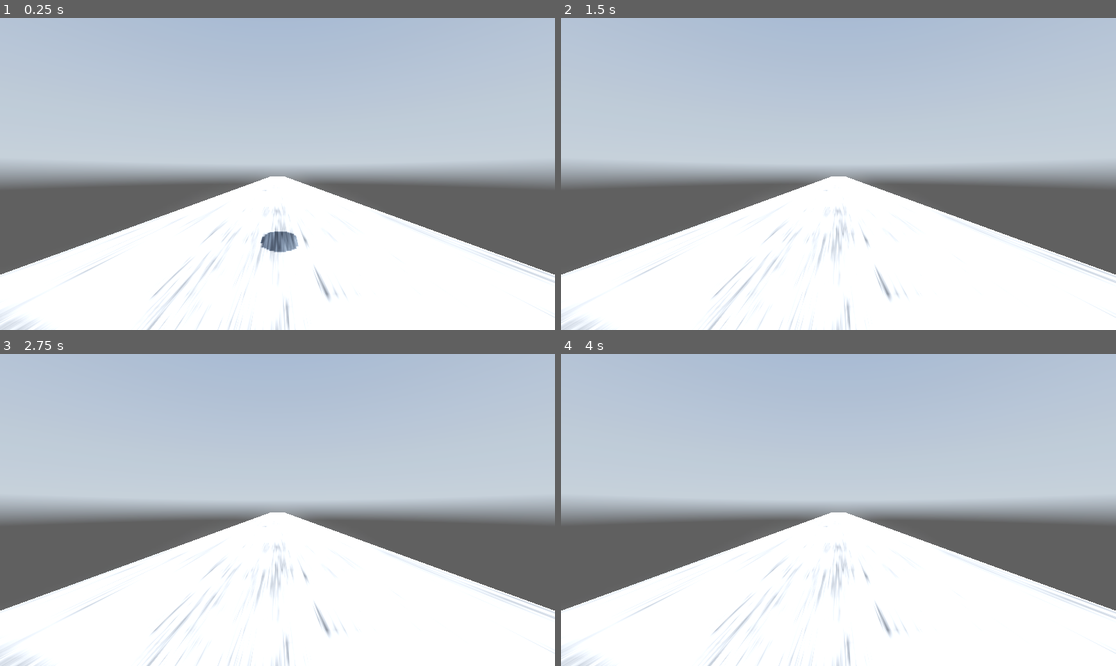
Above: before the commit, frames 1-4 (two rows, left to right).
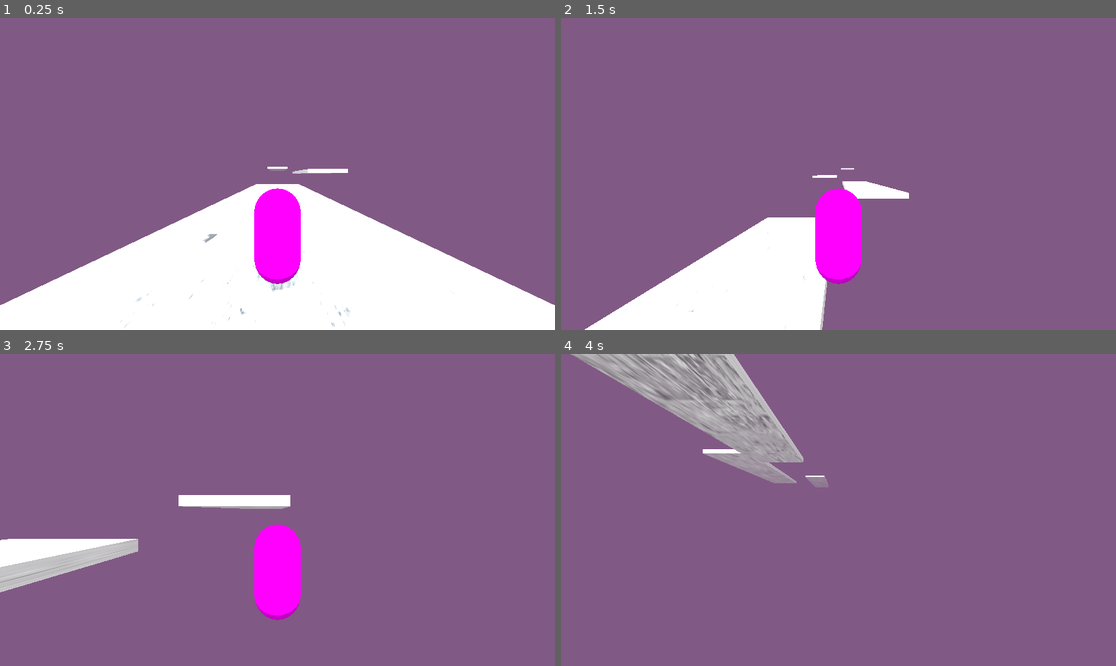
Above: after the commit, the same moments.

Repository: Rufussed/metamorph
Game: Godot game, scene res://level1.tscn
Same seed, same stepped clock (60 frames per second), same inputs: the game is played once before the commit and once after it. A sky picture missing from this copy of the repository is replaced by a grey-blue gradient.
Inputs:
- Up to frame 1 (0.25 s): no input
- Up to frame 2 (1.5 s): tap Enter (ui_accept) at 0.5, 0.77, 0.8, 1.07, 1.35 s; hold Right (ui_right) 0.53-1.28 s; hold Space 0.53-1.28 s; hold Down (ui_down) from 1.28 s (still down)
- Up to frame 3 (2.75 s): tap Enter (ui_accept) at 1.52, 1.82, 2.3 s; tap Space at 1.55 s; release Down (ui_down) at 2.03 s; hold Right (ui_right) from 2.03 s (still down); hold Space from 2.03 s (still down)
- Up to frame 4 (4 s): release Right (ui_right) at 2.78 s; release Space at 2.78 s; hold Up (ui_up) 2.78-3.53 s; tap Space at 2.85 s; tap Enter (ui_accept) at 3.02, 3.32 s; hold Left (ui_left) from 3.53 s (still down); hold Enter (ui_accept) from 3.53 s (still down)

The runs differ from the first frame. In frame 1, 74% of the frame differs, in the area x 0-100%, y 0-100%; in frame 2, 90%; in frame 3, 100%; in frame 4, 99%.

Commit message:
endless progress, game loop, jumping, repeating terrrain, fog

Diff:
--- a/icon.svg
+++ /dev/null
@@ -1 +0,0 @@
-<svg xmlns="http://www.w3.org/2000/svg" width="128" height="128"><rect width="124" height="124" x="2" y="2" fill="#363d52" stroke="#212532" stroke-width="4" rx="14"/><g fill="#fff" transform="translate(12.322 12.322)scale(.101)"><path d="M105 673v33q407 354 814 0v-33z"/><path fill="#478cbf" d="m105 673 152 14q12 1 15 14l4 67 132 10 8-61q2-11 15-15h162q13 4 15 15l8 61 132-10 4-67q3-13 15-14l152-14V427q30-39 56-81-35-59-83-108-43 20-82 47-40-37-88-64 7-51 8-102-59-28-123-42-26 43-46 89-49-7-98 0-20-46-46-89-64 14-123 42 1 51 8 102-48 27-88 64-39-27-82-47-48 49-83 108 26 42 56 81zm0 33v39c0 276 813 276 814 0v-39l-134 12-5 69q-2 10-14 13l-162 11q-12 0-16-11l-10-65H446l-10 65q-4 11-16 11l-162-11q-12-3-14-13l-5-69z"/><path d="M483 600c0 34 58 34 58 0v-86c0-34-58-34-58 0z"/><circle cx="725" cy="526" r="90"/><circle cx="299" cy="526" r="90"/></g><g fill="#414042" transform="translate(12.322 12.322)scale(.101)"><circle cx="307" cy="532" r="60"/><circle cx="717" cy="532" r="60"/></g></svg>
--- a/level1.tscn
+++ b/level1.tscn
@@ -1,9 +1,11 @@
 [gd_scene load_steps=10 format=3 uid="uid://b610fi67wmefl"]
 
 [ext_resource type="Texture2D" uid="uid://crkheu31yijcb" path="res://textures/kloppenheim_07_puresky_2k.hdr" id="1_v8kj3"]
-[ext_resource type="Texture2D" uid="uid://bfwedoi60fqsx" path="res://textures/metal_plate_02_rough_1k.jpg" id="4_xy4tn"]
+[ext_resource type="Script" uid="uid://ha8i1365o4ft" path="res://scripts/camera_controller.gd" id="4_crycw"]
 [ext_resource type="PackedScene" uid="uid://c30cv2kefnoev" path="res://player_controller.tscn" id="5_usj0q"]
+[ext_resource type="Script" uid="uid://bb37exc5s37op" path="res://scripts/game_manager.gd" id="5_v8kj3"]
 [ext_resource type="Script" uid="uid://1jb6t3eu52x1" path="res://scripts/player_controller.gd" id="6_crycw"]
+[ext_resource type="PackedScene" uid="uid://dk6lx5fnq2vje" path="res://platform.tscn" id="6_i2041"]
 
 [sub_resource type="PanoramaSkyMaterial" id="PanoramaSkyMaterial_sprq5"]
 panorama = ExtResource("1_v8kj3")
@@ -14,18 +16,70 @@
 
 [sub_resource type="Environment" id="Environment_ivjb3"]
 background_mode = 2
+background_energy_multiplier = 1.67
 sky = SubResource("Sky_kc8kc")
 ambient_light_source = 3
-ambient_light_energy = 1.05
+ambient_light_energy = 0.0
+reflected_light_source = 2
 tonemap_mode = 2
-glow_enabled = true
-
-[sub_resource type="StandardMaterial3D" id="StandardMaterial3D_v38iq"]
-albedo_texture = ExtResource("4_xy4tn")
-
-[sub_resource type="StandardMaterial3D" id="StandardMaterial3D_v8kj3"]
+fog_enabled = true
+fog_light_color = Color(0.65962, 0.473662, 0.679139, 1)
+fog_light_energy = 0.33
+volumetric_fog_density = 0.1132
+volumetric_fog_albedo = Color(0.641664, 0.598788, 1, 1)
+volumetric_fog_emission = Color(0.630155, 0.326492, 0.257664, 1)
+volumetric_fog_emission_energy = 1024.0
+volumetric_fog_gi_inject = 16.0
+volumetric_fog_anisotropy = -0.9
+volumetric_fog_length = 0.01
+volumetric_fog_detail_spread = 6.0
 
 [node name="Node3D" type="Node3D"]
+
+[node name="Node3D" type="Node3D" parent="."]
+transform = Transform3D(0.956845, 0, 0, 0, 0.956845, 0, 0, 0, 0.956845, 12, 10, -740)
+
+[node name="platform2_2" parent="Node3D" instance=ExtResource("6_i2041")]
+transform = Transform3D(1, 0, 0, 0, 1, 0, 0, 0, 1, 0, -7.31571, 114.961)
+
+[node name="platform1_1" parent="Node3D" instance=ExtResource("6_i2041")]
+transform = Transform3D(1.0223, 0, 0, 0, 1.0223, 0, 0, 0, 1.0223, -12.5412, -10.9736, 167.216)
+
+[node name="platform10" parent="Node3D" instance=ExtResource("6_i2041")]
+transform = Transform3D(1.0223, 0, 0, 0, 1.0223, 0, 0, 0, 1.0223, -15.5013, 10.2867, 428.463)
+
+[node name="platform9" parent="Node3D" instance=ExtResource("6_i2041")]
+transform = Transform3D(1, 0, 0, 0, 1, 0, 0, 0, 1, -2.96008, 13.9446, 376.207)
+
+[node name="platform8" parent="Node3D" instance=ExtResource("6_i2041")]
+transform = Transform3D(1.0223, 0, 0, 0, 1.0223, 0, 0, 0, 1.0223, -15.5013, 13.4506, 320.841)
+
+[node name="platform7" parent="Node3D" instance=ExtResource("6_i2041")]
+transform = Transform3D(1, 0, 0, 0, 1, 0, 0, 0, 1, -2.96008, 17.1084, 256.274)
+
+[node name="platform5" parent="Node3D" instance=ExtResource("6_i2041")]
+transform = Transform3D(1, 0, 0, 0, 1, 0, 0, 0, 1, 0, 5.42807, 475.893)
+
+[node name="platform6" parent="Node3D" instance=ExtResource("6_i2041")]
+transform = Transform3D(1.0223, 0, 0, 0, 1.0223, 0, 0, 0, 1.0223, -12.5412, 1.77021, 528.148)
+
+[node name="platform3" parent="Node3D" instance=ExtResource("6_i2041")]
+transform = Transform3D(1, 0, 0, 0, 1, 0, 0, 0, 1, 0, 0, 585.257)
+
+[node name="platform3_1" parent="Node3D" instance=ExtResource("6_i2041")]
+transform = Transform3D(1, 0, 0, 0, 1, 0, 0, 0, 1, 0, 0, 0)
+
+[node name="platform4" parent="Node3D" instance=ExtResource("6_i2041")]
+transform = Transform3D(1.0223, 0, 0, 0, 1.0223, 0, 0, 0, 1.0223, -12.5412, -4.9381, 647.963)
+
+[node name="platform4_1" parent="Node3D" instance=ExtResource("6_i2041")]
+transform = Transform3D(1.0223, 0, 0, 0, 1.0223, 0, 0, 0, 1.0223, -12.5412, -4.9381, 62.7061)
+
+[node name="platform2" parent="Node3D" instance=ExtResource("6_i2041")]
+transform = Transform3D(1, 0, 0, 0, 1, 0, 0, 0, 1, 0, -7.31571, 700.218)
+
+[node name="platform1" parent="Node3D" instance=ExtResource("6_i2041")]
+transform = Transform3D(1.0223, 0, 0, 0, 1.0223, 0, 0, 0, 1.0223, -12.5412, -10.9736, 752.473)
 
 [node name="WorldEnvironment" type="WorldEnvironment" parent="."]
 environment = SubResource("Environment_ivjb3")
@@ -34,15 +88,24 @@
 transform = Transform3D(0.999789, 0.0177774, -0.0102637, -1.49013e-08, 0.499998, 0.866027, 0.0205276, -0.865844, 0.499893, 0, 8.46486, 0)
 shadow_enabled = true
 
-[node name="Camera3D" type="Camera3D" parent="."]
-transform = Transform3D(1, 0, 0, 0, 1, 0, 0, 0, 1, 0, 1.81536, 0)
+[node name="player" parent="." groups=["player"] instance=ExtResource("5_usj0q")]
+script = ExtResource("6_crycw")
+min_forward_speed = 8.0
+forward_acceleration = 6.0
+jump_force = 15.0
+gravity = 22.0
+lateral_force = 80.0
+mass = 5.0
+lateral_drag = 1.0
+death_y_threshold = -50.0
 
-[node name="CharacterBody3D" parent="." instance=ExtResource("5_usj0q")]
-transform = Transform3D(1, 0, 0, 0, 1, 0, 0, 0, 1, 0, 5.14143, 0)
-script = ExtResource("6_crycw")
+[node name="Camera3D" type="Camera3D" parent="player"]
+transform = Transform3D(1, 0, 0, 0, 1, 0, 0, 0, 1, 0, 2.315, 4.41)
+far = 150.0
+script = ExtResource("4_crycw")
 
-[node name="CSGBox3D" type="CSGBox3D" parent="."]
-transform = Transform3D(1, 0, 0, 0, 1, 0, 0, 0, 1, 0, -0.5, 0)
-material_override = SubResource("StandardMaterial3D_v38iq")
-size = Vector3(10, 1, 300)
-material = SubResource("StandardMaterial3D_v8kj3")
+[node name="Game Manager" type="Node" parent="." groups=["game_manager"]]
+script = ExtResource("5_v8kj3")
+
+[connection signal="player_died" from="player" to="Game Manager" method="_on_character_body_3d_player_died"]
+[connection signal="reset_player_requested" from="Game Manager" to="player" method="_on_game_manager_reset_player_requested"]
--- /dev/null
+++ b/platform.tscn
@@ -0,0 +1,12 @@
+[gd_scene load_steps=3 format=3 uid="uid://dk6lx5fnq2vje"]
+
+[ext_resource type="Texture2D" uid="uid://bfwedoi60fqsx" path="res://textures/metal_plate_02_rough_1k.jpg" id="1_mi635"]
+
+[sub_resource type="StandardMaterial3D" id="StandardMaterial3D_mi635"]
+albedo_texture = ExtResource("1_mi635")
+
+[node name="CSGBox3D" type="CSGBox3D"]
+transform = Transform3D(0.978185, 0, 0, 0, 0.978185, 0, 0, 0, 0.978185, 0, 0, 0)
+material_override = SubResource("StandardMaterial3D_mi635")
+use_collision = true
+size = Vector3(10, 1, 50)
--- a/project.godot
+++ b/project.godot
@@ -13,4 +13,7 @@
 config/name="endless"
 run/main_scene="res://level1.tscn"
 config/features=PackedStringArray("4.4", "Forward Plus")
-config/icon="res://icon.svg"
+
+[global_group]
+
+player=""
--- /dev/null
+++ b/scripts/camera_controller.gd
@@ -0,0 +1,38 @@
+extends Camera3D
+
+# Camera constraints
+@export var min_y_position: float = 0.0
+@export var smooth_transition: bool = true
+@export var transition_speed: float = 5.0
+@export var follow_player: bool = true
+@export var follow_offset: Vector3 = Vector3(0, 2.5, 4.5)
+@export var follow_smoothing: float = 5.0
+
+# Original camera settings
+var original_local_position: Vector3
+
+func _ready():
+	# Store original position relative to parent
+	original_local_position = position
+
+	# Connect to player's reset signal via Game Manager
+	var game_manager = get_tree().get_first_node_in_group("game_manager")
+	if game_manager:
+		game_manager.connect("reset_player_requested", Callable(self, "_on_player_reset"))
+
+func _process(delta):
+	# Handle minimum Y position constraint
+	if global_position.y < min_y_position:
+		if smooth_transition:
+			# Smoothly move up to minimum Y
+			var target_y = min_y_position
+			var new_y = lerp(global_position.y, target_y, transition_speed * delta)
+			global_position.y = new_y
+		else:
+			# Immediately set to minimum Y
+			global_position.y = min_y_position
+
+# Reset camera when player is reset
+func _on_player_reset(player_position):
+	# Reset to original position relative to player
+	position = original_local_position
--- /dev/null
+++ b/scripts/game_manager.gd
@@ -0,0 +1,40 @@
+extends Node
+
+# Game state
+var score: int = 0
+var game_running: bool = true
+var initial_player_position: Vector3
+
+# Reference to player node
+@onready var player = get_tree().get_first_node_in_group("player")
+
+# Add reset signal
+signal reset_player_requested(position)
+
+func _ready():
+	if player:
+		# Store initial position for reset
+		initial_player_position = player.global_position
+	else:
+		# We need to keep this error message for debugging critical issues
+		push_error("No player found in 'player' group")
+
+# This function matches the connection in your scene
+func _on_character_body_3d_player_died():
+	reset_game()
+
+func reset_game():
+	if player:
+		# Emit the signal to reset player
+		emit_signal("reset_player_requested", initial_player_position)
+	else:
+		# Try to find player again in case it was lost
+		player = get_tree().get_first_node_in_group("player")
+		if player:
+			initial_player_position = player.global_position
+			emit_signal("reset_player_requested", initial_player_position)
+		else:
+			push_error("ERROR: Can't reset player - reference lost")
+
+	# Reset score
+	score = 0
--- a/scripts/player_controller.gd
+++ b/scripts/player_controller.gd
@@ -1,58 +1,174 @@
 extends CharacterBody3D
 
 # Physics parameters - adjust these in the Inspector
-@export var forward_speed: float = 10.0
-@export var jump_force: float = 12.0
-@export var gravity: float = 20.0
-@export var lateral_speed: float = 8.0
+@export var initial_forward_speed: float = 0.0  # Starting speed
+@export var max_forward_speed: float = 20.0  # Maximum forward speed
+@export var min_forward_speed: float = 10.0  # Minimum forward speed
+@export var forward_acceleration: float = 4.0  # Will reach max speed in 5 seconds
+@export var boost_acceleration: float = 8.0  # Extra acceleration when pressing W
+@export var deceleration: float = 8.0  # Deceleration when pressing S
+@export var jump_force: float = 10.0  # Increased for better jump height
+@export var gravity: float = 30.0  # Increased to ensure player comes down
+@export var lateral_force: float = 20.0  # Force applied when moving sideways
+@export var mass: float = 3.0  # Character's mass
+@export var lateral_drag: float = 0.9  # Drag coefficient to slow down sideways movement
+@export var max_lateral_speed: float = 8.0  # Maximum sideways speed
+
+# Double jump settings
+@export var double_jump_enabled: bool = true
+@export var double_jump_force: float = 10.0  # Set equal to the first jump force
+@export var debug_jumps: bool = false  # Enable for troubleshooting
 
 # State variables
 var is_jumping: bool = false
-var lane: int = 0  # 0 is center, -1 is left, 1 is right
-var lane_width: float = 3.0  # Distance between lanes
+var jump_count: int = 0
+var max_jumps: int = 2  # Set to 2 for double jump
+var current_forward_speed: float = 0.0  # Track current speed
+var was_on_floor: bool = false  # Track previous floor state
+
+# Add signals for game events
+signal player_died
+
+# Add death threshold
+@export var death_y_threshold: float = -10.0  # Player dies if they fall below this Y position
+
+# Add Z position threshold
+@export var reset_z_threshold: float = -560.0  # Reset player when Z goes below this value
+
+# Camera reference
+@onready var camera = $Camera3D
+
+func _ready():
+	# Initialize starting speed - this will use the value from Inspector if set there
+	current_forward_speed = initial_forward_speed
+
+	# Ensure jump count starts at 0
+	jump_count = 0
+	was_on_floor = is_on_floor()
+
+	# Make sure physics is properly initialized
+	move_and_slide()
 
 func _physics_process(delta):
-	# Apply constant forward movement
-	velocity.z = -forward_speed  # Negative Z is forward in most 3D setups
+	# More reliable floor detection
+	var on_floor_now = is_on_floor()
 
-	# Apply gravity
-	if not is_on_floor():
-		velocity.y -= gravity * delta
+	# Reset jump count when landing on the floor
+	if on_floor_now and !was_on_floor:
+		jump_count = 0
+		is_jumping = false
+		if debug_jumps:
+			print("Landed on floor, reset jump count")
+
+	# Update previous floor state
+	was_on_floor = on_floor_now
+
+	# Custom input handling for both WASD and arrow keys
+	var up_input = Input.is_action_pressed("ui_up") || Input.is_key_pressed(KEY_W)
+	var down_input = Input.is_action_pressed("ui_down") || Input.is_key_pressed(KEY_S)
+	var left_input = Input.is_action_pressed("ui_left") || Input.is_key_pressed(KEY_A)
+	var right_input = Input.is_action_pressed("ui_right") || Input.is_key_pressed(KEY_D)
+
+	# Calculate speed input (-1 to +1)
+	var speed_input = 0.0
+	if up_input: speed_input += 1.0
+	if down_input: speed_input -= 1.0
+
+	# Handle speed changes based on input
+	if speed_input > 0:
+		# Boost with W or Up
+		current_forward_speed += (forward_acceleration + boost_acceleration) * delta
+	elif speed_input < 0:
+		# Slow down with S or Down
+		current_forward_speed -= deceleration * delta
 	else:
-		is_jumping = false
+		# Normal acceleration
+		current_forward_speed += forward_acceleration * delta
 
-	# Handle lane changing (side to side movement)
-	var target_x = lane * lane_width
-	var current_x = position.x
-	var direction = sign(target_x - current_x)
+	# Clamp speed between min and max
+	current_forward_speed = clamp(current_forward_speed, min_forward_speed, max_forward_speed)
 
-	if abs(target_x - current_x) > 0.1:
-		velocity.x = direction * lateral_speed
-	else:
-		velocity.x = 0
-		position.x = target_x
+	# Apply current forward movement
+	velocity.z = -current_forward_speed
+
+	# Calculate lateral input (-1 to +1)
+	var lateral_input = 0.0
+	if right_input: lateral_input += 1.0
+	if left_input: lateral_input -= 1.0
+
+	# Handle lateral movement with forces
+	if lateral_input != 0:
+		var force = lateral_input * lateral_force
+		var acceleration = force / mass
+		velocity.x += acceleration * delta
+
+	# Apply drag to slow down when no input
+	velocity.x *= lateral_drag
+
+	# Clamp lateral speed
+	velocity.x = clamp(velocity.x, -max_lateral_speed, max_lateral_speed)
+
+	# Apply gravity more consistently
+	velocity.y -= gravity * delta
+
+	# Check if player has fallen below the death threshold
+	if global_position.y < death_y_threshold:
+		emit_signal("player_died")
+
+	# Check if player has gone too far in Z direction
+	if global_position.z < reset_z_threshold:
+		# Reset only Z position to zero, keeping X and Y as is
+		global_position.z = 0
+		# Optional: reset forward speed if you want a fresh start
+		current_forward_speed = initial_forward_speed
 
 	# Move the character
 	move_and_slide()
 
+	# Debug info if enabled
+	if debug_jumps and Input.is_key_pressed(KEY_SPACE):
+		print("Jump key pressed - Floor: ", on_floor_now, " Jump count: ", jump_count)
+
 func jump():
-	if is_on_floor() and not is_jumping:
+	if debug_jumps:
+		print("Jump function called. On floor: ", is_on_floor(), " Jump count: ", jump_count)
+
+	# First jump from the ground
+	if is_on_floor():
 		velocity.y = jump_force
 		is_jumping = true
-
-func move_left():
-	if lane > -1:  # Don't move beyond leftmost lane
-		lane -= 1
-
-func move_right():
-	if lane < 1:  # Don't move beyond rightmost lane
-		lane += 1
+		jump_count = 1
+		if debug_jumps:
+			print("First jump executed, count: ", jump_count)
+	# Double jump in the air
+	elif double_jump_enabled and jump_count < max_jumps:
+		# Reset any downward momentum to ensure full jump height
+		velocity.y = 0
+		# Apply the same jump force as the first jump
+		velocity.y = double_jump_force
+		jump_count = max_jumps  # Use all available jumps
+		is_jumping = true
+		if debug_jumps:
+			print("Second jump executed, count: ", jump_count)
+	elif debug_jumps:
+		print("Jump not allowed: on_floor=", is_on_floor(), " jump_count=", jump_count, " max_jumps=", max_jumps)
 
 func _input(event):
-	# Handle player input
-	if event.is_action_pressed("ui_accept") or event.is_action_pressed("jump"):
-		jump()
-	if event.is_action_pressed("ui_left") or event.is_action_pressed("move_left"):
-		move_left()
-	if event.is_action_pressed("ui_right") or event.is_action_pressed("move_right"):
-		move_right()
+	# Handle jump input with both Space and other possible keys
+	if event is InputEventKey and event.pressed:
+		if event.keycode == KEY_SPACE:
+			jump()
+		# Toggle debug mode with F3
+		elif event.keycode == KEY_F3:
+			debug_jumps = !debug_jumps
+			print("Jump debugging: ", debug_jumps)
+
+# Add the reset method to match the signal connection in the scene
+func _on_game_manager_reset_player_requested(reset_position):
+	# Immediately set position
+	global_position = reset_position
+	# Reset physics
+	velocity = Vector3.ZERO
+	current_forward_speed = initial_forward_speed
+	is_jumping = false
+	jump_count = 0  # Reset jump count on game reset
Not shown, removed: icon.svg.import
Not shown, added: scripts/camera_controller.gd.uid
Not shown, added: scripts/game_manager.gd.uid
Not shown, added: .nfs0000000011823f5a0000005e
Not shown, added: .nfs00000000118244f70000005d
Not shown, added: .nfs00000000118244fb0000005c
